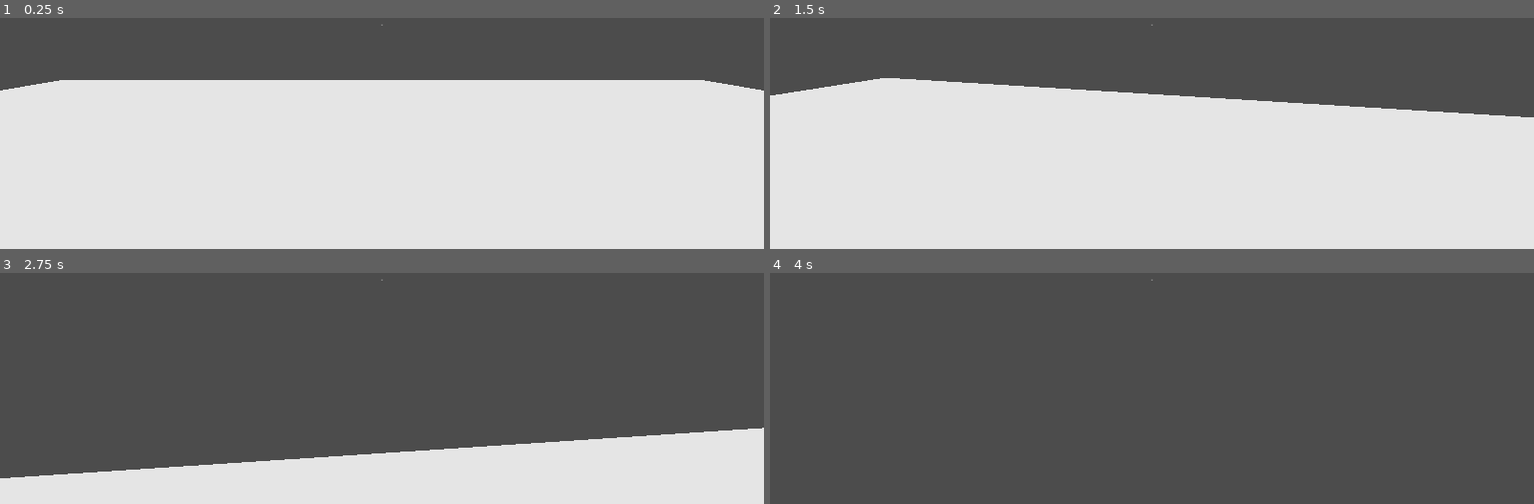
Above: before the commit, frames 1-4 (two rows, left to right).
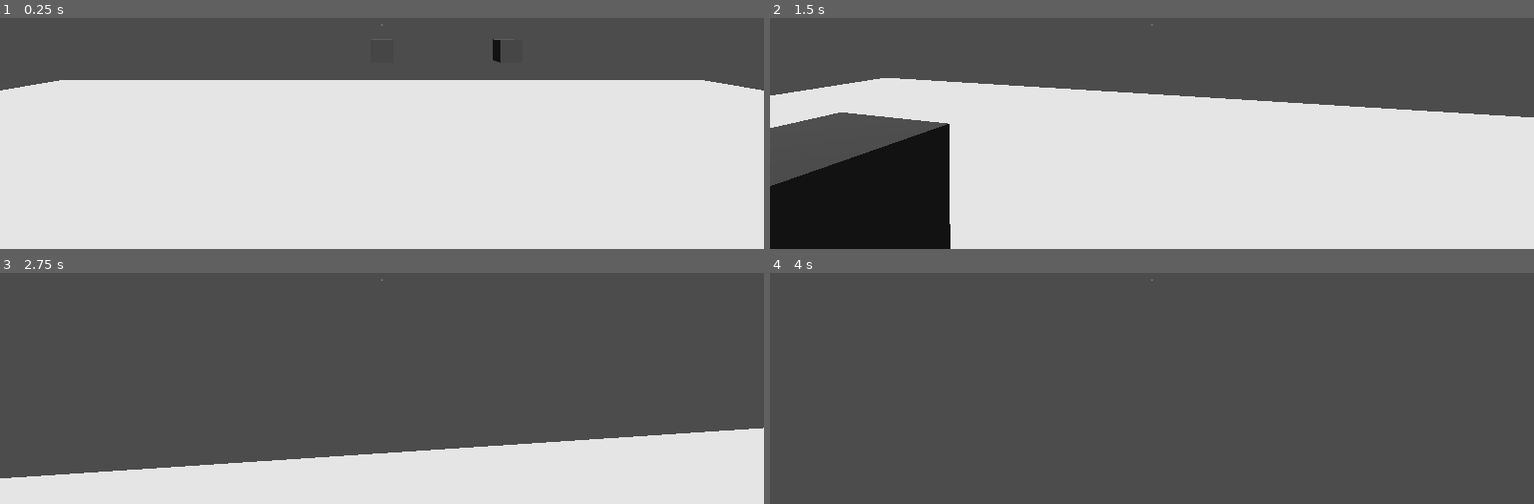
Above: after the commit, the same moments.

Repository: miskatonicstudio/goat
Game: Godot game, scene res://Demo.tscn
The game is run twice, just before and just after one commit, with the same random seed, the same clock (stepped at 60 frames per second) and the same inputs.
Inputs (mouse positions are in pixels of both pictures, inside the frame that each line leads up to):
- Up to frame 1 (0.25 s): no input
- Up to frame 2 (1.5 s): tap Enter at 0.5 s; move the mouse to (1190, 24) at 0.52 s; hold W (oat_movement_forward) from 0.53 s (still down); move the mouse to (1113, 27) at 1.27 s
- Up to frame 3 (2.75 s): keep holding W (oat_movement_forward); move the mouse to (outside the picture) at 2.02 s
- Up to frame 4 (4 s): keep holding W (oat_movement_forward); move the mouse to (1144, 286) at 2.77 s; move the mouse to (1205, 286) at 3.52 s

The runs differ from the first frame. In frame 1, less than 0.1% of the frame differs, in the area x 64-66%, y 9-20%; in frame 2, 13%, in the area x 0-24%, y 40-100%; in frame 3, less than 0.1%; in frame 4, nothing differs.

Commit message:
Update demo scene with environment objects

Diff:
--- /dev/null
+++ b/Demo.gd
@@ -0,0 +1,15 @@
+extends Spatial
+
+
+func _ready():
+	oat_interaction_signals.connect("oat_environment_item_selected", self, "notify", ["Selected: "])
+	oat_interaction_signals.connect("oat_environment_item_deselected", self, "notify", ["Deselected: "])
+
+
+func notify(item_name, text):
+	$Notification.text = text + item_name
+	$Timer.start()
+
+
+func _on_Timer_timeout():
+	$Notification.text = ""
--- a/Demo.tscn
+++ b/Demo.tscn
@@ -1,11 +1,36 @@
-[gd_scene load_steps=3 format=2]
+[gd_scene load_steps=9 format=2]
 
-[ext_resource path="res://oat/Player.tscn" type="PackedScene" id=1]
+[ext_resource path="res://Demo.gd" type="Script" id=1]
+[ext_resource path="res://oat/Player.tscn" type="PackedScene" id=2]
+[ext_resource path="res://oat/EnvironmentItem.tscn" type="PackedScene" id=3]
 
 [sub_resource type="PlaneMesh" id=1]
 size = Vector2( 20, 20 )
 
+[sub_resource type="SpatialMaterial" id=2]
+albedo_color = Color( 0.301961, 0.298039, 0.298039, 1 )
+emission_enabled = true
+emission = Color( 1, 1, 1, 1 )
+emission_energy = 0.0
+emission_operator = 0
+emission_on_uv2 = false
+
+[sub_resource type="CubeMesh" id=3]
+size = Vector3( 0.2, 0.2, 0.2 )
+
+[sub_resource type="BoxShape" id=4]
+extents = Vector3( 0.1, 0.1, 0.1 )
+
+[sub_resource type="SpatialMaterial" id=5]
+albedo_color = Color( 0.301961, 0.298039, 0.298039, 1 )
+emission_enabled = true
+emission = Color( 1, 1, 1, 1 )
+emission_energy = 0.0
+emission_operator = 0
+emission_on_uv2 = false
+
 [node name="Demo" type="Spatial"]
+script = ExtResource( 1 )
 
 [node name="Light" type="DirectionalLight" parent="."]
 transform = Transform( 1, 0, 0, 0, 0.707107, 0.707107, 0, -0.707107, 0.707107, 0, 0, 0 )
@@ -14,4 +39,33 @@
 mesh = SubResource( 1 )
 material/0 = null
 
-[node name="Player" parent="." instance=ExtResource( 1 )]
+[node name="Player" parent="." instance=ExtResource( 2 )]
+
+[node name="EnvItem1" parent="." instance=ExtResource( 3 )]
+transform = Transform( 1, 0, 0, 0, 1, 0, 0, 0, 1, 0, 1.46778, -2.96344 )
+unique_name = "item001"
+
+[node name="Model" type="MeshInstance" parent="EnvItem1"]
+material_override = SubResource( 2 )
+mesh = SubResource( 3 )
+material/0 = null
+
+[node name="EnvItem2" parent="." instance=ExtResource( 3 )]
+transform = Transform( 1, 0, 0, 0, 1, 0, 0, 0, 1, 1.16245, 1.46778, -2.96344 )
+unique_name = "item002"
+collision_shape = SubResource( 4 )
+
+[node name="Model" type="MeshInstance" parent="EnvItem2"]
+material_override = SubResource( 5 )
+mesh = SubResource( 3 )
+material/0 = null
+
+[node name="Timer" type="Timer" parent="."]
+wait_time = 0.5
+one_shot = true
+
+[node name="Notification" type="Label" parent="."]
+anchor_right = 1.0
+margin_bottom = 14.0
+align = 1
+[connection signal="timeout" from="Timer" to="." method="_on_Timer_timeout"]
